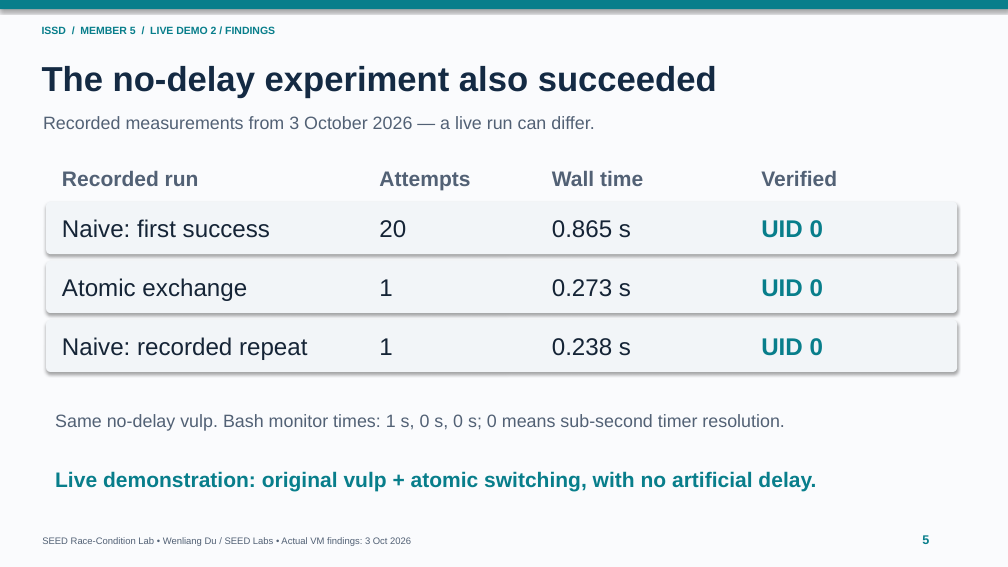
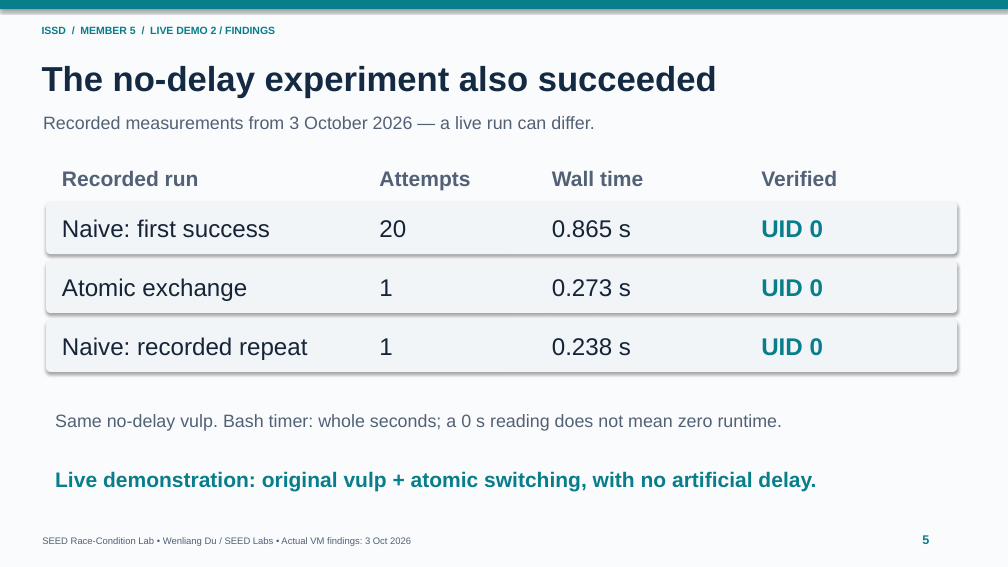
Before and after one commit to Eeshan-Vaghjiani/ISSD-seed-labs, a slide deck: slide 5 of Member5/submission/MAIN_PRESENTATION.pptx. Drawn at 1008x567 pixels with LibreOffice and Linux fonts; fonts in the diff are those of the drawing. Boxes give left, top, right and bottom in pixels: in the first picture for what was removed or moved away, otherwise in the second. Text is boxed around its words. In the diff, an @@ line names an element or a change of style, - is before the commit and + after.

```diff
--- a/Member5/submission/MAIN_PRESENTATION.pptx
+++ b/Member5/submission/MAIN_PRESENTATION.pptx
@@ text at (55,414,783,431): text changed @@
-Same no-delay vulp. Bash monitor times: 1 s, 0 s, 0 s; 0 means sub-second timer resolution.
+Same no-delay vulp. Bash timer: whole seconds; a 0 s reading does not mean zero runtime.
```
Also in this commit, not shown: 18 other files.
